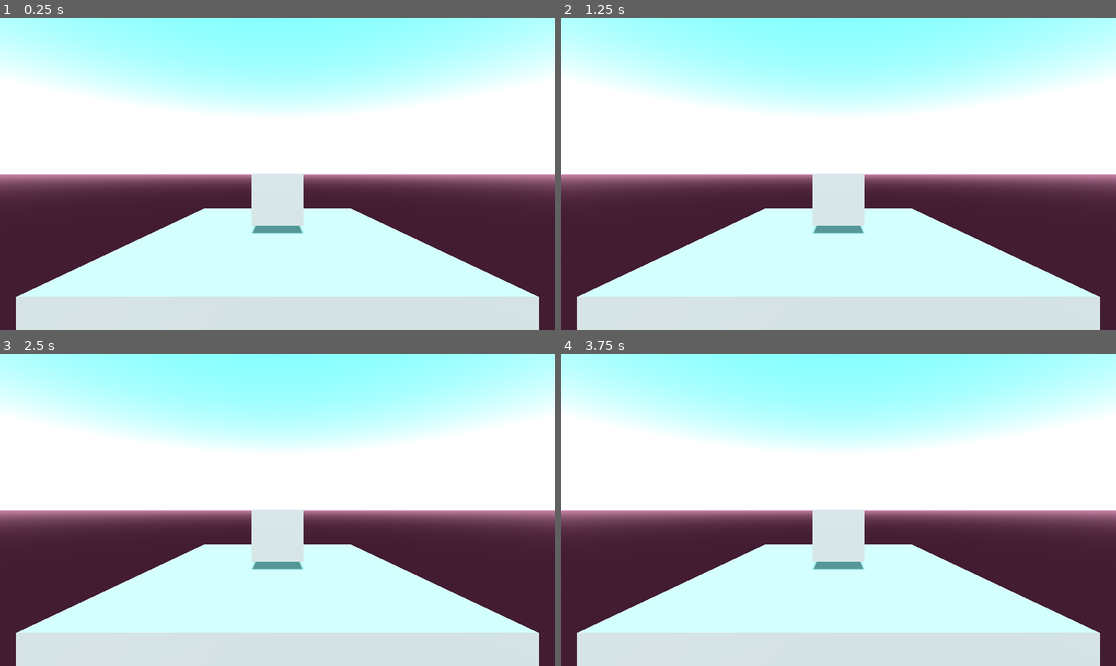
Above: before the commit, frames 1-4 (two rows, left to right).
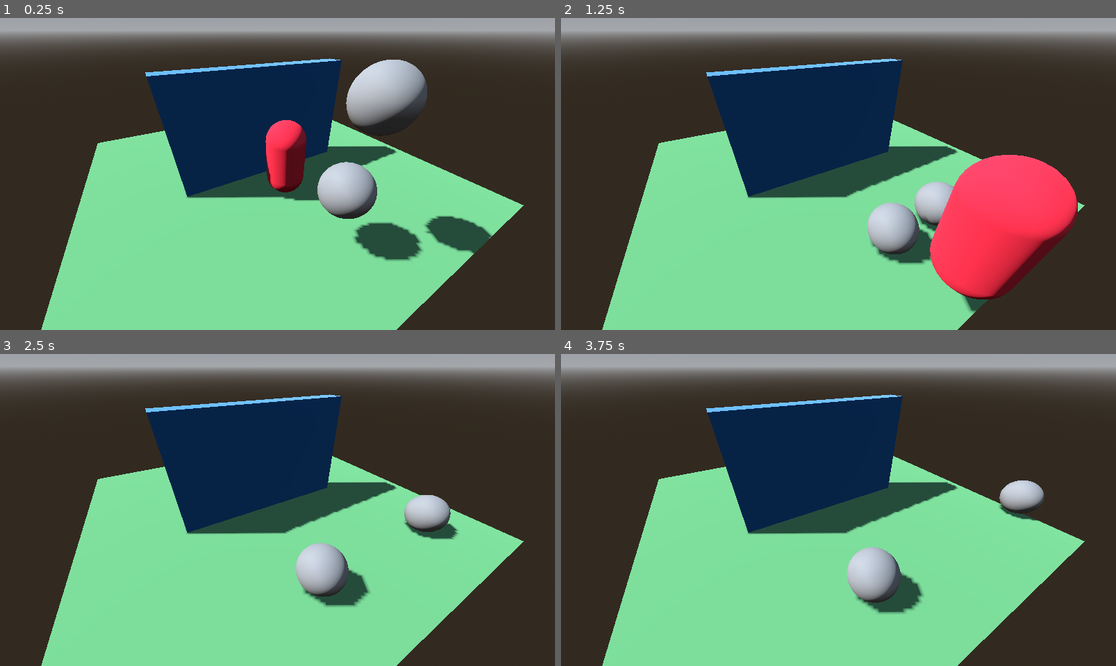
Above: after the commit, the same moments.

Repository: tumatihub/plataforma_3d_clecio
Game: Godot game, scene res://world.tscn
Two runs of this game, one before a commit and one after it. Both use one fixed random seed, a clock stepped at 60 frames per second and the inputs below. The project has no main scene, so this scene is started directly.
Inputs:
- Up to frame 1 (0.25 s): no input
- Up to frame 2 (1.25 s): tap Enter (ui_accept) at 0.5, 0.6, 0.77, 1.07 s; hold Right (ui_right) from 0.53 s (still down)
- Up to frame 3 (2.5 s): release Right (ui_right) at 1.28 s; hold Down (ui_down) 1.28-2.03 s; tap Enter (ui_accept) at 1.35, 1.52, 1.82, 2.1 s; hold Right (ui_right) from 2.03 s (still down)
- Up to frame 4 (3.75 s): release Right (ui_right) at 2.78 s; hold Up (ui_up) 2.78-3.53 s; tap Enter (ui_accept) at 2.85, 3.02, 3.32, 3.6 s; hold Left (ui_left) from 3.53 s (still down)

The runs differ from the first frame. In frame 1, 93% of the frame differs, in the area x 0-100%, y 0-100%; in frame 2, 93%; in frame 3, 93%; in frame 4, 93%.

Commit message:
EP.03 - CRIE SEU JOGO 3D na Godot 4.2 | Mesh + Physics Bodies 3D

Diff:
--- /dev/null
+++ b/scripts/player.gd
@@ -0,0 +1,31 @@
+extends CharacterBody3D
+
+
+const SPEED = 5.0
+const JUMP_VELOCITY = 4.5
+
+# Get the gravity from the project settings to be synced with RigidBody nodes.
+var gravity: float = ProjectSettings.get_setting("physics/3d/default_gravity")
+
+
+func _physics_process(delta: float) -> void:
+	# Add the gravity.
+	if not is_on_floor():
+		velocity.y -= gravity * delta
+
+	# Handle jump.
+	if Input.is_action_just_pressed("ui_accept") and is_on_floor():
+		velocity.y = JUMP_VELOCITY
+
+	# Get the input direction and handle the movement/deceleration.
+	# As good practice, you should replace UI actions with custom gameplay actions.
+	var input_dir := Input.get_vector("ui_left", "ui_right", "ui_up", "ui_down")
+	var direction := (transform.basis * Vector3(input_dir.x, 0, input_dir.y)).normalized()
+	if direction:
+		velocity.x = direction.x * SPEED
+		velocity.z = direction.z * SPEED
+	else:
+		velocity.x = move_toward(velocity.x, 0, SPEED)
+		velocity.z = move_toward(velocity.z, 0, SPEED)
+
+	move_and_slide()
--- a/world-environment.tres
+++ b/world-environment.tres
@@ -1,11 +1,6 @@
 [gd_resource type="Environment" load_steps=3 format=3 uid="uid://boegygcbum3t3"]
 
 [sub_resource type="ProceduralSkyMaterial" id="ProceduralSkyMaterial_4w7v6"]
-sky_top_color = Color(0.143422, 0.515799, 0.447916, 1)
-sky_horizon_color = Color(0.666399, 0.676744, 0.409955, 1)
-sky_energy_multiplier = 3.37
-ground_bottom_color = Color(0.261975, 0.119081, 0.196393, 1)
-ground_horizon_color = Color(0.831152, 0.55938, 0.696007, 1)
 
 [sub_resource type="Sky" id="Sky_7mhnw"]
 sky_material = SubResource("ProceduralSkyMaterial_4w7v6")
@@ -13,6 +8,13 @@
 [resource]
 background_mode = 2
 sky = SubResource("Sky_7mhnw")
+ssr_enabled = true
+ssao_enabled = true
+ssao_radius = 0.5
+ssao_power = 5.22329
+ssao_detail = 3.97
+ssao_sharpness = 1.0
+sdfgi_enabled = true
 glow_normalized = true
 glow_bloom = 0.09
 glow_blend_mode = 0
--- a/world.tscn
+++ b/world.tscn
@@ -1,27 +1,106 @@
-[gd_scene load_steps=4 format=3 uid="uid://bu8n26kgdfhc"]
+[gd_scene load_steps=14 format=3 uid="uid://bu8n26kgdfhc"]
 
 [ext_resource type="Environment" uid="uid://boegygcbum3t3" path="res://world-environment.tres" id="1_5hcs3"]
+[ext_resource type="Script" path="res://scripts/player.gd" id="2_102y4"]
 
-[sub_resource type="BoxMesh" id="BoxMesh_n6a4e"]
+[sub_resource type="StandardMaterial3D" id="StandardMaterial3D_b1ydw"]
+albedo_color = Color(0.379905, 0.64699, 0.419335, 1)
 
-[sub_resource type="BoxMesh" id="BoxMesh_qm4yg"]
-size = Vector3(5, 0.5, 5)
+[sub_resource type="PlaneMesh" id="PlaneMesh_7miag"]
+material = SubResource("StandardMaterial3D_b1ydw")
+size = Vector2(10, 10)
+
+[sub_resource type="ConcavePolygonShape3D" id="ConcavePolygonShape3D_6wd7o"]
+data = PackedVector3Array(5, 0, 5, -5, 0, 5, 5, 0, -5, -5, 0, 5, -5, 0, -5, 5, 0, -5)
+
+[sub_resource type="StandardMaterial3D" id="StandardMaterial3D_p54a7"]
+albedo_color = Color(0.922756, 0.161157, 0.254843, 1)
+
+[sub_resource type="CapsuleMesh" id="CapsuleMesh_av2cs"]
+material = SubResource("StandardMaterial3D_p54a7")
+
+[sub_resource type="CapsuleShape3D" id="CapsuleShape3D_2vg2q"]
+
+[sub_resource type="StandardMaterial3D" id="StandardMaterial3D_gbua5"]
+albedo_color = Color(0.141176, 0.52549, 0.917647, 0.384314)
+metallic = 0.43
+metallic_specular = 0.47
+roughness = 0.0
+
+[sub_resource type="BoxMesh" id="BoxMesh_iyq1m"]
+material = SubResource("StandardMaterial3D_gbua5")
+size = Vector3(0.5, 3, 5)
+
+[sub_resource type="BoxShape3D" id="BoxShape3D_8uj71"]
+size = Vector3(0.5, 3, 5)
+
+[sub_resource type="SphereMesh" id="SphereMesh_1xfor"]
+
+[sub_resource type="SphereShape3D" id="SphereShape3D_qi5dm"]
 
 [node name="World" type="Node3D"]
 
-[node name="box" type="MeshInstance3D" parent="."]
-transform = Transform3D(1, 0, 0, 0, 1, 0, 0, 0, 1, 0, 0.925323, 0)
-mesh = SubResource("BoxMesh_n6a4e")
-
-[node name="ground" type="MeshInstance3D" parent="."]
-mesh = SubResource("BoxMesh_qm4yg")
-
 [node name="Camera3D" type="Camera3D" parent="."]
-transform = Transform3D(1, 0, 0, 0, 1, 0, 0, 0, 1, 0, 1.42496, 4.44527)
+transform = Transform3D(0.504859, -0.497737, 0.705248, 0, 0.817014, 0.576618, -0.863202, -0.291111, 0.412477, 5.08961, 3.71987, 2.48099)
 
 [node name="WorldEnvironment" type="WorldEnvironment" parent="."]
 environment = ExtResource("1_5hcs3")
 
 [node name="DirectionalLight3D" type="DirectionalLight3D" parent="."]
-transform = Transform3D(1, 0, 0, 0, 0.678685, 0.734429, 0, -0.734429, 0.678685, 0, 3.29328, 3.30803)
+transform = Transform3D(0.867349, 0.365526, -0.337782, 0, 0.678685, 0.734429, 0.497701, -0.637006, 0.588657, 0, 3.29328, 3.30803)
 shadow_enabled = true
+
+[node name="floor" type="MeshInstance3D" parent="."]
+mesh = SubResource("PlaneMesh_7miag")
+metadata/_edit_group_ = true
+
+[node name="StaticBody3D" type="StaticBody3D" parent="floor"]
+
+[node name="CollisionShape3D" type="CollisionShape3D" parent="floor/StaticBody3D"]
+shape = SubResource("ConcavePolygonShape3D_6wd7o")
+
+[node name="player" type="CharacterBody3D" parent="."]
+transform = Transform3D(1, 0, 0, 0, 1, 0, 0, 0, 1, 1.26184, 0, 0)
+script = ExtResource("2_102y4")
+metadata/_edit_group_ = true
+
+[node name="mesh_player" type="MeshInstance3D" parent="player"]
+transform = Transform3D(1, 0, 0, 0, 1, 0, 0, 0, 1, 0, 1, 0)
+mesh = SubResource("CapsuleMesh_av2cs")
+skeleton = NodePath("../..")
+
+[node name="collision" type="CollisionShape3D" parent="player"]
+transform = Transform3D(1, 0, 0, 0, 1, 0, 0, 0, 1, 0, 1, 0)
+shape = SubResource("CapsuleShape3D_2vg2q")
+
+[node name="wall2" type="StaticBody3D" parent="."]
+metadata/_edit_group_ = true
+
+[node name="wall" type="MeshInstance3D" parent="wall2"]
+transform = Transform3D(1, 0, 0, 0, 1, 0, 0, 0, 1, 0, 1.51741, 0)
+mesh = SubResource("BoxMesh_iyq1m")
+skeleton = NodePath("../..")
+
+[node name="collision" type="CollisionShape3D" parent="wall2"]
+transform = Transform3D(1, 0, 0, 0, 1, 0, 0, 0, 1, 0, 1.51741, 0)
+shape = SubResource("BoxShape3D_8uj71")
+
+[node name="ball" type="RigidBody3D" parent="."]
+transform = Transform3D(1, 0, 0, 0, 1, 0, 0, 0, 1, 3.29838, 1.68154, 0.0208611)
+metadata/_edit_group_ = true
+
+[node name="MeshInstance3D" type="MeshInstance3D" parent="ball"]
+mesh = SubResource("SphereMesh_1xfor")
+
+[node name="CollisionShape3D" type="CollisionShape3D" parent="ball"]
+shape = SubResource("SphereShape3D_qi5dm")
+
+[node name="ball2" type="RigidBody3D" parent="."]
+transform = Transform3D(1, 0, 0, 0, 1, 0, 0, 0, 1, 3.29838, 3.20156, -0.304233)
+metadata/_edit_group_ = true
+
+[node name="MeshInstance3D" type="MeshInstance3D" parent="ball2"]
+mesh = SubResource("SphereMesh_1xfor")
+
+[node name="CollisionShape3D" type="CollisionShape3D" parent="ball2"]
+shape = SubResource("SphereShape3D_qi5dm")
